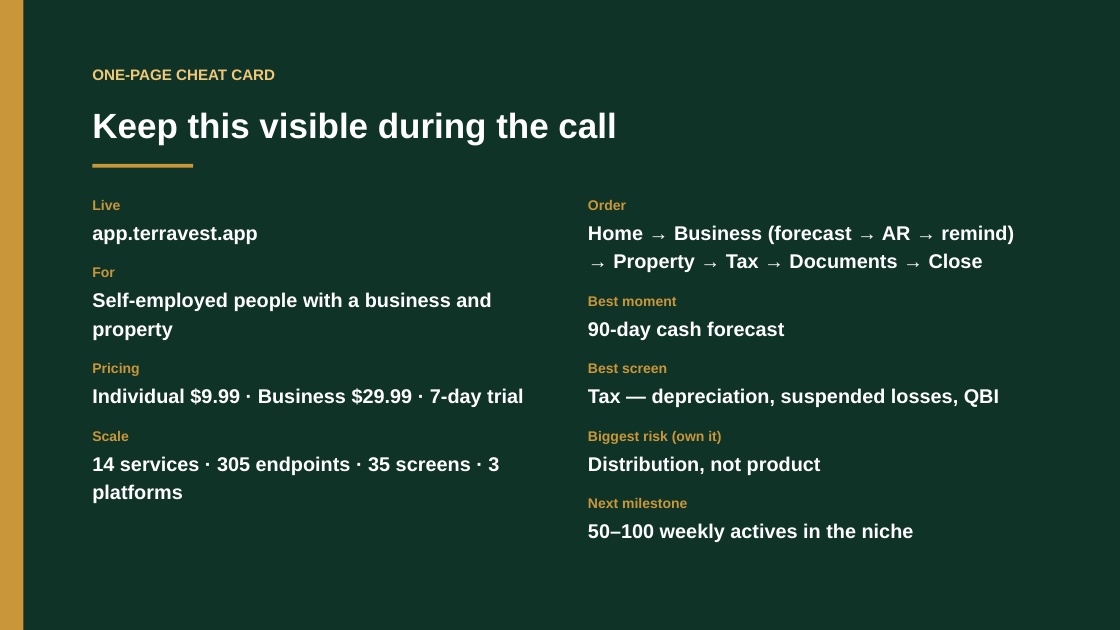
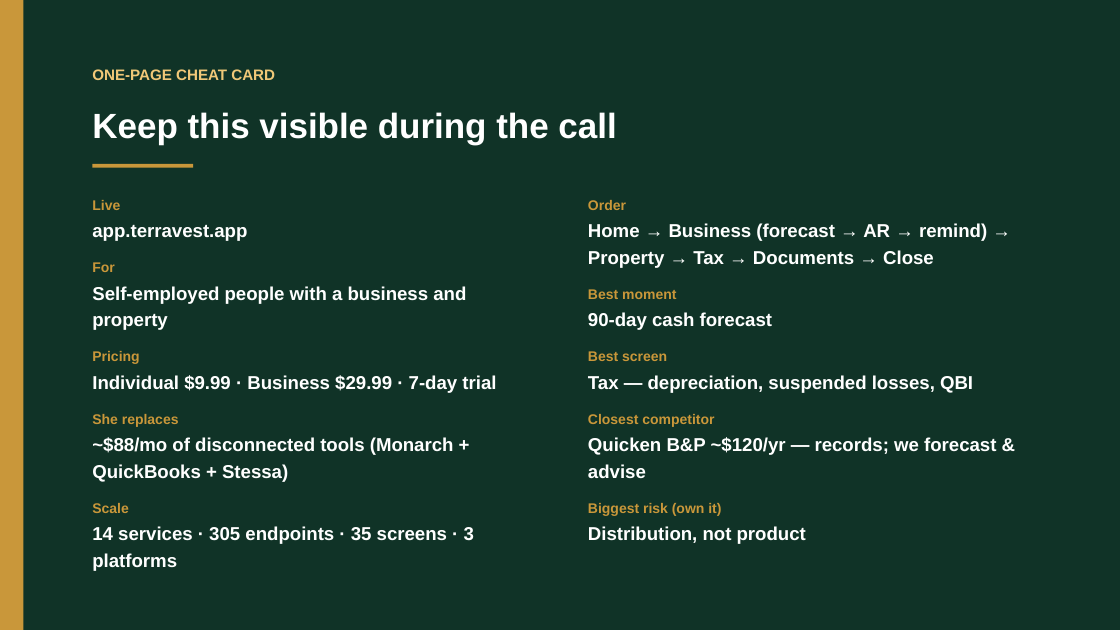
Before and after one commit to vadlapatlasuresh/my-wealth-management, a slide deck: slide 85 of DOCUMENTATION/TerraVest-Showcase-Deck.pptx (slide 78 before the commit). Drawn at 1120x630 pixels with LibreOffice and Linux fonts; fonts in the diff are those of the drawing. Boxes give left, top, right and bottom in pixels: in the first picture for what was removed or moved away, otherwise in the second. Text is boxed around its words. In the diff, an @@ line names an element or a change of style, - is before the commit and + after.

```diff
--- a/DOCUMENTATION/TerraVest-Showcase-Deck.pptx
+++ b/DOCUMENTATION/TerraVest-Showcase-Deck.pptx
@@ text at [92, 200, 496, 571]: size 17 to 16 pt in "app.terravest.app", "Self-employed people with a business and property", "Individual $9.99 · Business $29.99 · 7-day ...", "14 services · 305 endpoints · 35 ..."; line spacing 1.2 to 1.18; less space between paragraphs @@
@@ text at [588, 200, 987, 544]: size 17 to 16 pt in "Home → Business (forecast → AR → ...", "90-day cash forecast", "Tax — depreciation, suspended losses, QBI", "Distribution, not product"; line spacing 1.2 to 1.18; less space between paragraphs @@
@@ text at [92, 414, 454, 482]: paragraphs added @@
+She replaces
+~$88/mo of disconnected tools (Monarch + QuickBooks + Stessa)
@@ text at [588, 414, 996, 478]: paragraphs added @@
+Closest competitor
+Quicken B&P ~$120/yr — records; we forecast & advise
@@ text at [588, 498, 914, 542]: paragraphs removed @@
-Next milestone
-50–100 weekly actives in the niche
```
Also in this commit, not shown: 11 other slides changed, 7 slides added, 18 other files.
